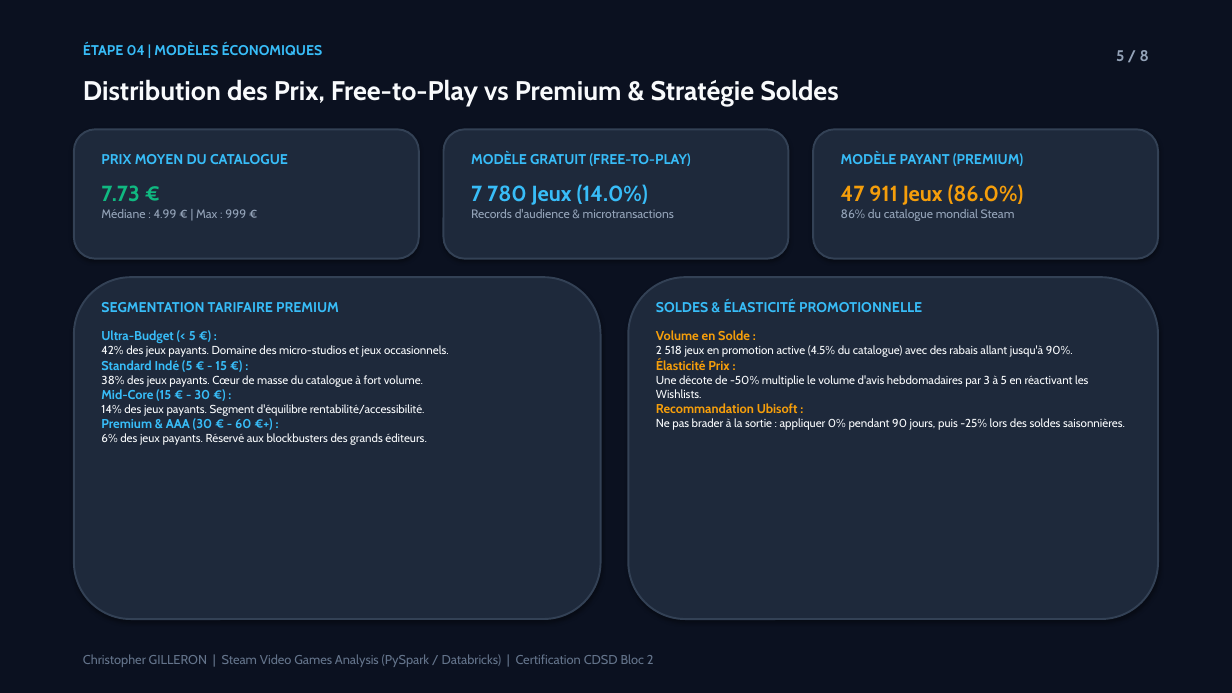
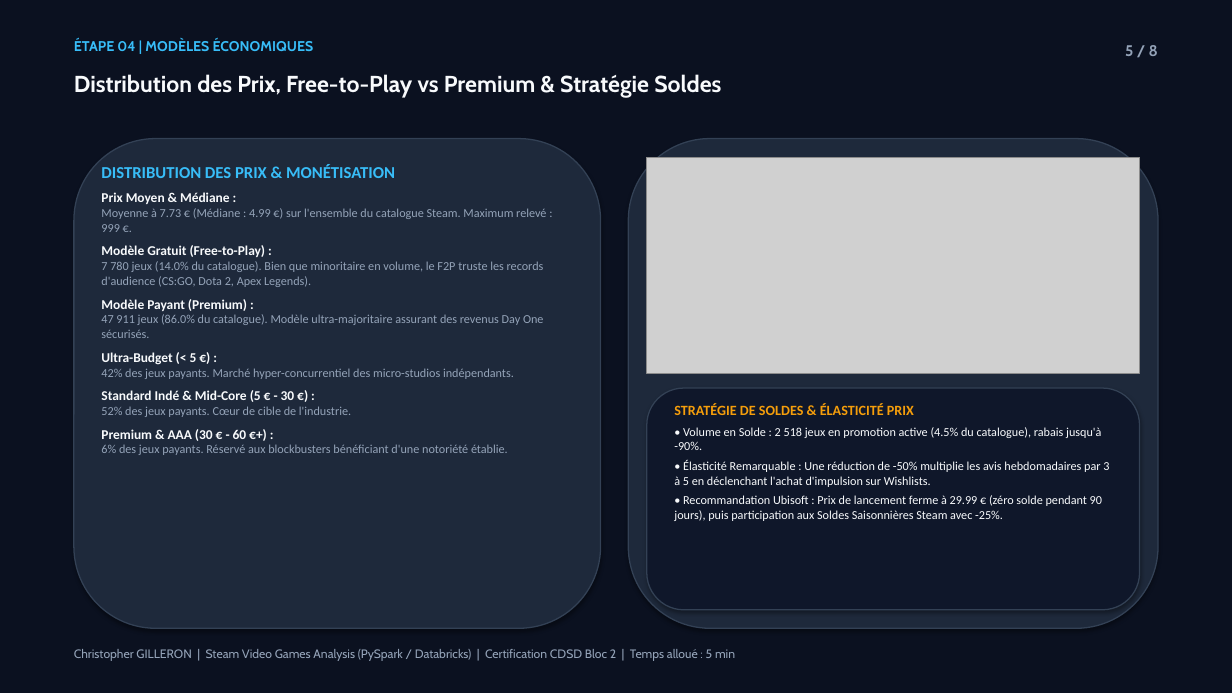
Before and after one commit to Elkristobal59/CERTIFICATION_CDSD, a slide deck: slide 5 of Bloc_2_Analyse_Exploratoire/Steam/Steam_presentation.pptx. Drawn at 1232x693 pixels with LibreOffice and Linux fonts; fonts in the diff are those of the drawing; grey boxes stand for pictures. Boxes give left, top, right and bottom in pixels: in the first picture for what was removed or moved away, otherwise in the second. Text is boxed around its words. In the diff, an @@ line names an element or a change of style, - is before the commit and + after.

Commit message:
feat(certif): integration des visuels des notebooks dans les pptx Steam, Walmart et North Face (8 slides)

```diff
--- a/Bloc_2_Analyse_Exploratoire/Steam/Steam_presentation.pptx
+++ b/Bloc_2_Analyse_Exploratoire/Steam/Steam_presentation.pptx
@@ text "ÉTAPE 04 | MODÈLES ÉCONOMIQUES" moved from (x1=83, y1=43, x2=323, y2=55) to (x1=74, y1=38, x2=314, y2=51) @@
@@ text "5 / 8" moved from (x1=1116, y1=50, x2=1149, y2=61) to (x1=1125, y1=45, x2=1158, y2=56) @@
@@ text "Distribution des Prix, Free-to-Play vs ..." at (x1=74, y1=74, x2=721, y2=98): size 21 to 18 pt @@
@@ rounded rectangle resized from (x1=74, y1=129, x2=419, y2=259) to (x1=74, y1=139, x2=601, y2=628) @@
@@ rounded rectangle at (x1=74, y1=139, x2=601, y2=628): outline #334155 1.5 pt to #334155 1 pt @@
@@ rounded rectangle removed at (x1=444, y1=129, x2=788, y2=259) @@
@@ rounded rectangle at (x1=628, y1=139, x2=1158, y2=628): outline #334155 1.5 pt to #334155 1 pt @@
@@ rounded rectangle resized from (x1=628, y1=277, x2=1158, y2=619) to (x1=628, y1=139, x2=1158, y2=628) @@
@@ rounded rectangle removed at (x1=813, y1=129, x2=1158, y2=259) @@
@@ text "DISTRIBUTION DES PRIX & MONÉTISATION" moved from (x1=101, y1=330, x2=449, y2=445) to (x1=101, y1=164, x2=546, y2=455) @@
@@ text at (x1=101, y1=164, x2=546, y2=338): paragraphs added @@
+DISTRIBUTION DES PRIX & MONÉTISATION
+Prix Moyen & Médiane :
+Moyenne à 7.73 € (Médiane : 4.99 €) sur l'ensemble du catalogue Steam. Maximum relevé : 999 €.
+Modèle Gratuit (Free-to-Play) :
+7 780 jeux (14.0% du catalogue). Bien que minoritaire en volume, le F2P truste les records d'audience (CS:GO, Dota 2, Apex Legends).
+Modèle Payant (Premium) :
+47 911 jeux (86.0% du catalogue). Modèle ultra-majoritaire assurant des revenus Day One sécurisés.
@@ text removed at (x1=101, y1=154, x2=288, y2=164) @@
-PRIX MOYEN DU CATALOGUE
@@ text removed at (x1=471, y1=152, x2=690, y2=166) @@
-MODÈLE GRATUIT (FREE-TO-PLAY)
@@ picture added at (x1=647, y1=157, x2=1140, y2=373) @@
@@ text removed at (x1=841, y1=152, x2=1023, y2=166) @@
-MODÈLE PAYANT (PREMIUM)
@@ text removed at (x1=101, y1=185, x2=246, y2=218) @@
-7.73 €
-Médiane : 4.99 € | Max : 999 €
@@ text removed at (x1=471, y1=184, x2=674, y2=218) @@
-7 780 Jeux (14.0%)
-Records d'audience & microtransactions
@@ text removed at (x1=841, y1=184, x2=1024, y2=221) @@
-47 911 Jeux (86.0%)
-86% du catalogue mondial Steam
@@ rounded rectangle removed at (x1=74, y1=277, x2=601, y2=619) @@
@@ text removed at (x1=101, y1=302, x2=339, y2=312) @@
-SEGMENTATION TARIFAIRE PREMIUM
@@ text removed at (x1=656, y1=300, x2=922, y2=312) @@
-SOLDES & ÉLASTICITÉ PROMOTIONNELLE
@@ text at (x1=101, y1=352, x2=247, y2=441): size 10 to 10.5 pt, font Cabin to Calibri, text colour #38BDF8 to #F8FAFC in "Ultra-Budget (< 5 €) :", "Premium & AAA (30 € - 60 ..."; more space between paragraphs @@
@@ text at (x1=101, y1=368, x2=514, y2=417): text changed; size 9 to 9.5 pt; font Cabin to Calibri; text colour #F8FAFC to #94A3B8 @@
-42% des jeux payants. Domaine des micro-studios et jeux occasionnels.
-Standard Indé (5 € - 15 €) :
-38% des jeux payants. Cœur de masse du catalogue à fort volume.
-Mid-Core (15 € - 30 €) :
-14% des jeux payants. Segment d'équilibre rentabilité/accessibilité.
+42% des jeux payants. Marché hyper-concurrentiel des micro-studios indépendants.
+Standard Indé & Mid-Core (5 € - 30 €) :
+52% des jeux payants. Cœur de cible de l'industrie.
@@ rounded rectangle added at (x1=647, y1=388, x2=1140, y2=610), fill #0F172A, outline #334155 1 pt @@
@@ text at (x1=674, y1=404, x2=1109, y2=521): text changed; size 9 to 9.5 pt; font Cabin to Calibri @@
-Volume en Solde :
-2 518 jeux en promotion active (4.5% du catalogue) avec des rabais allant jusqu'à 90%.
-Élasticité Prix :
-Une décote de -50% multiplie le volume d'avis hebdomadaires par 3 à 5 en réactivant les Wishlists.
-Recommandation Ubisoft :
-Ne pas brader à la sortie : appliquer 0% pendant 90 jours, puis -25% lors des soldes saisonnières.
+STRATÉGIE DE SOLDES & ÉLASTICITÉ PRIX
+• Volume en Solde : 2 518 jeux en promotion active (4.5% du catalogue), rabais jusqu'à -90%.
+• Élasticité Remarquable : Une réduction de -50% multiplie les avis hebdomadaires par 3 à 5 en déclenchant l'achat d'impulsion sur Wishlists.
+• Recommandation Ubisoft : Prix de lancement ferme à 29.99 € (zéro solde pendant 90 jours), puis participation aux Soldes Saisonnières Steam avec -25%.
@@ text at (x1=101, y1=444, x2=508, y2=455): text changed; size 9 to 9.5 pt; font Cabin to Calibri; text colour #F8FAFC to #94A3B8 @@
-6% des jeux payants. Réservé aux blockbusters des grands éditeurs.
+6% des jeux payants. Réservé aux blockbusters bénéficiant d'une notoriété établie.
@@ text at (x1=74, y1=649, x2=735, y2=661): text changed; size 10 to 9.5 pt; text colour #64748B to #94A3B8 @@
-Christopher GILLERON | Steam Video Games Analysis (PySpark / Databricks) | Certification CDSD Bloc 2
+Christopher GILLERON | Steam Video Games Analysis (PySpark / Databricks) | Certification CDSD Bloc 2 | Temps alloué : 5 min
```
Also in this commit, not shown: 7 other slides changed, 5 other files.
